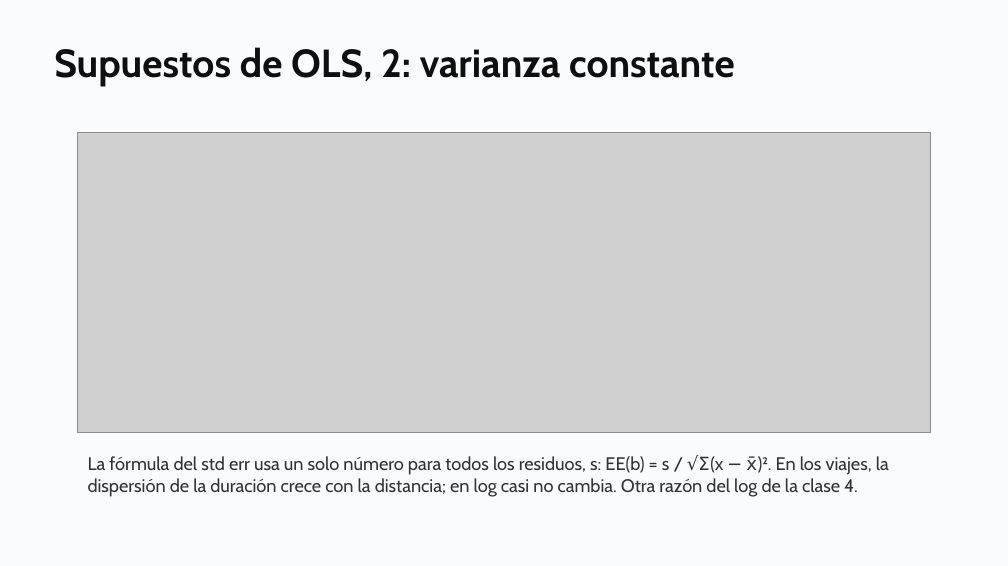
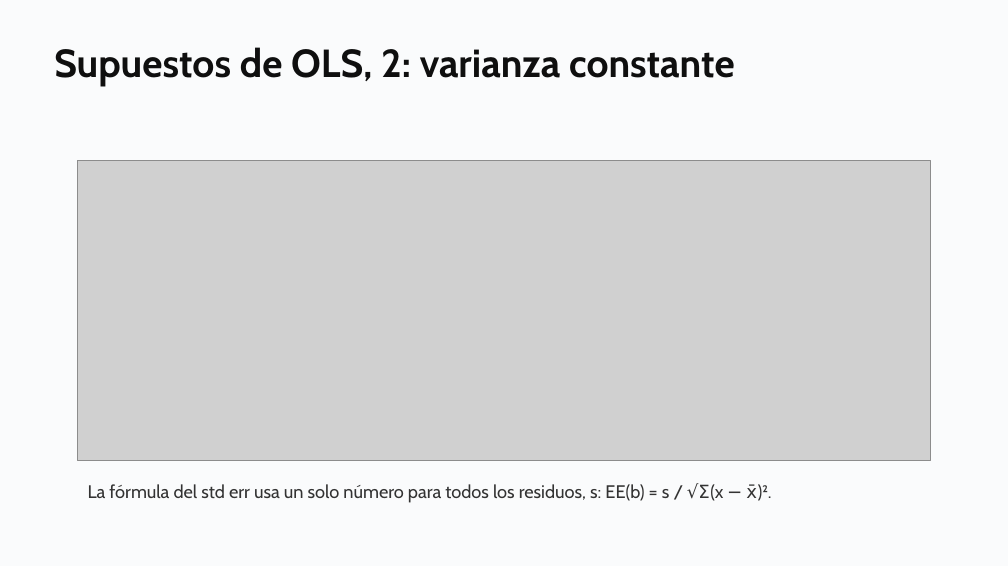
Before and after one commit to daniopitz/diplomado-cdd, a slide deck: slide 44 of presentaciones/clase05_probabilidad_inferencia.pptx. Drawn at 1008x566 pixels with LibreOffice and Linux fonts; fonts in the diff are those of the drawing; grey boxes stand for pictures. Boxes give left, top, right and bottom in pixels: in the first picture for what was removed or moved away, otherwise in the second. Text is boxed around its words. In the diff, an @@ line names an element or a change of style, - is before the commit and + after.

```diff
--- a/presentaciones/clase05_probabilidad_inferencia.pptx
+++ b/presentaciones/clase05_probabilidad_inferencia.pptx
@@ picture: place and size @@
-picture at [77,133,930,433]
+picture at [77,161,930,462]
@@ text at [88,484,772,503]: text changed @@
-La fórmula del std err usa un solo número para todos los residuos, s: EE(b) = s / √Σ(x − x̄)². En los viajes, la dispersión de la duración crece con la distancia; en log casi no cambia. Otra razón del log de la clase 4.
+La fórmula del std err usa un solo número para todos los residuos, s: EE(b) = s / √Σ(x − x̄)².
```
Also in this commit, not shown: 1 other file.
